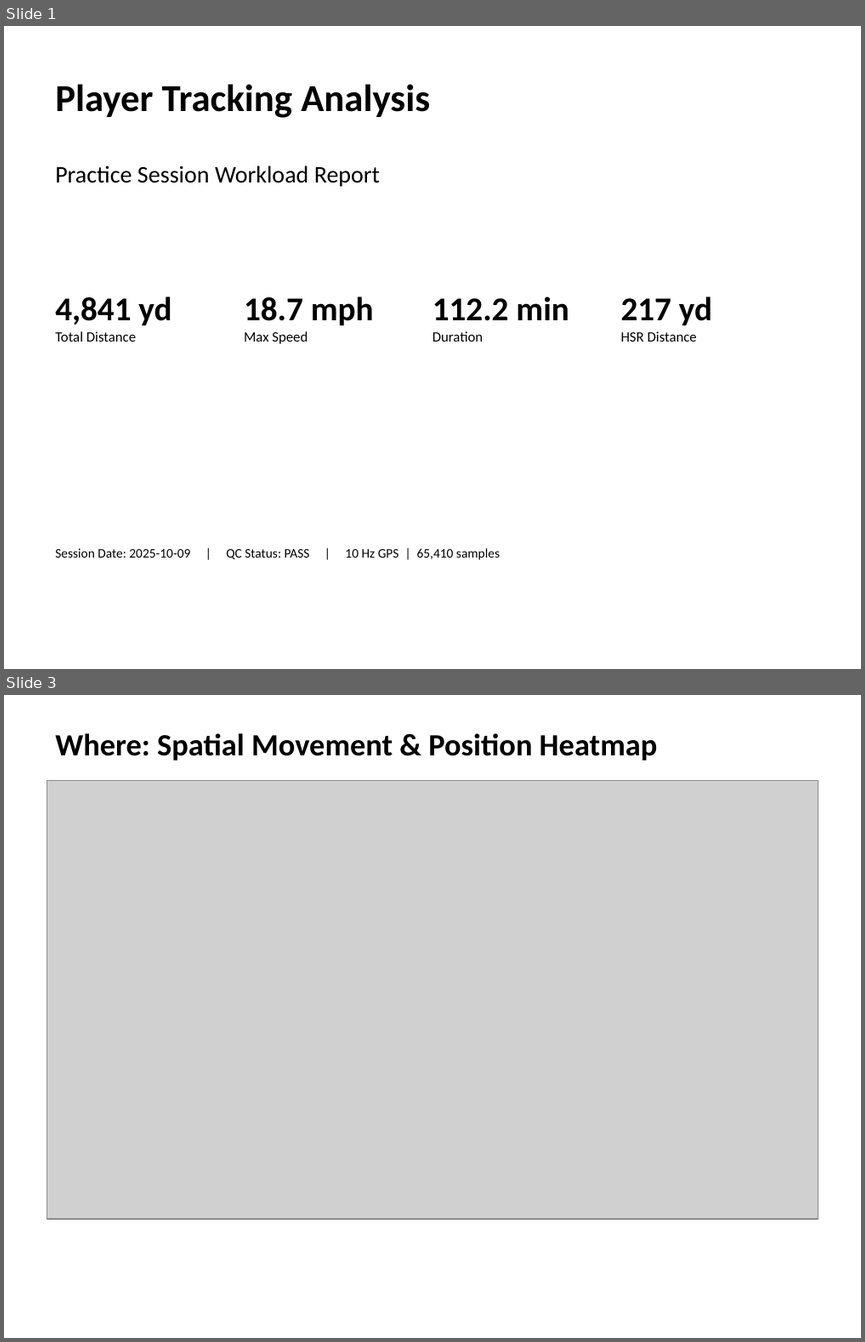
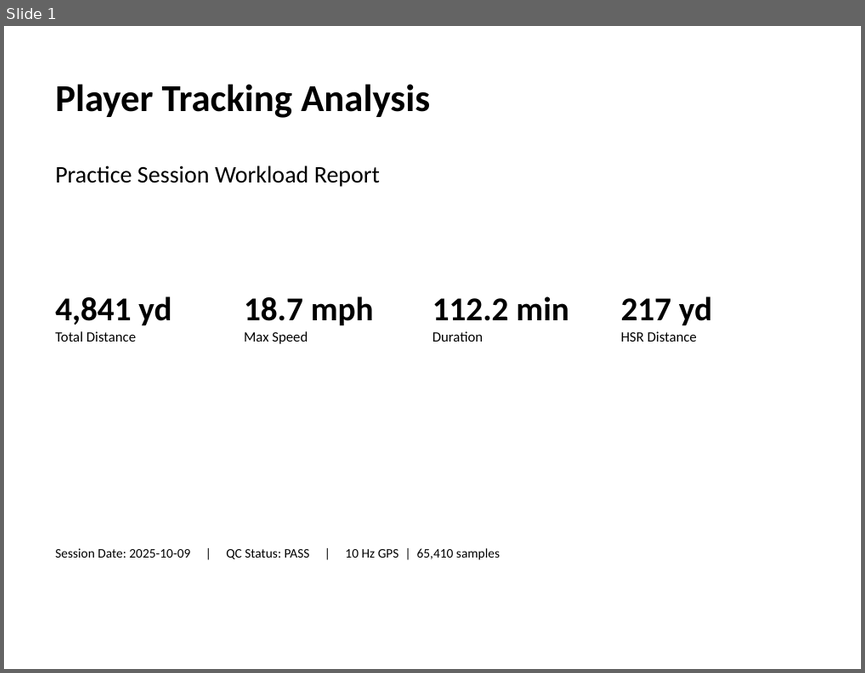
Before and after one commit to ghadfield32/browns_performance_science_fellowship, a slide deck: docs/deliverables/final/tracking_analysis_deliverable.pptx. Shown one above the other, each under a label of ours: slides 1 and 3 before the commit, slide 1 after it; the slides between them are not shown. The pictures are 865x1342 and 865x673 pixels, drawn with LibreOffice and Linux fonts; fonts in the diff are those of the drawing; grey boxes stand for pictures. Boxes give left, top, right and bottom in pixels: in the first picture for what was removed or moved away, otherwise in the second. Text is boxed around its words. In the diff, an @@ line names an element or a change of style, - is before the commit and + after.

```diff
--- a/docs/deliverables/final/tracking_analysis_deliverable.pptx
+++ b/docs/deliverables/final/tracking_analysis_deliverable.pptx
@@ slide 3 removed at (4, 695, 861, 1338), background #FFFFFF @@
@@ text removed at (55, 733, 658, 760) @@
-Where: Spatial Movement & Position Heatmap
@@ picture removed at (46, 781, 818, 1219) @@
```
Also in this commit, not shown: 3 slides changed, 3 slides added, 2 other slides removed, 3 other files.
